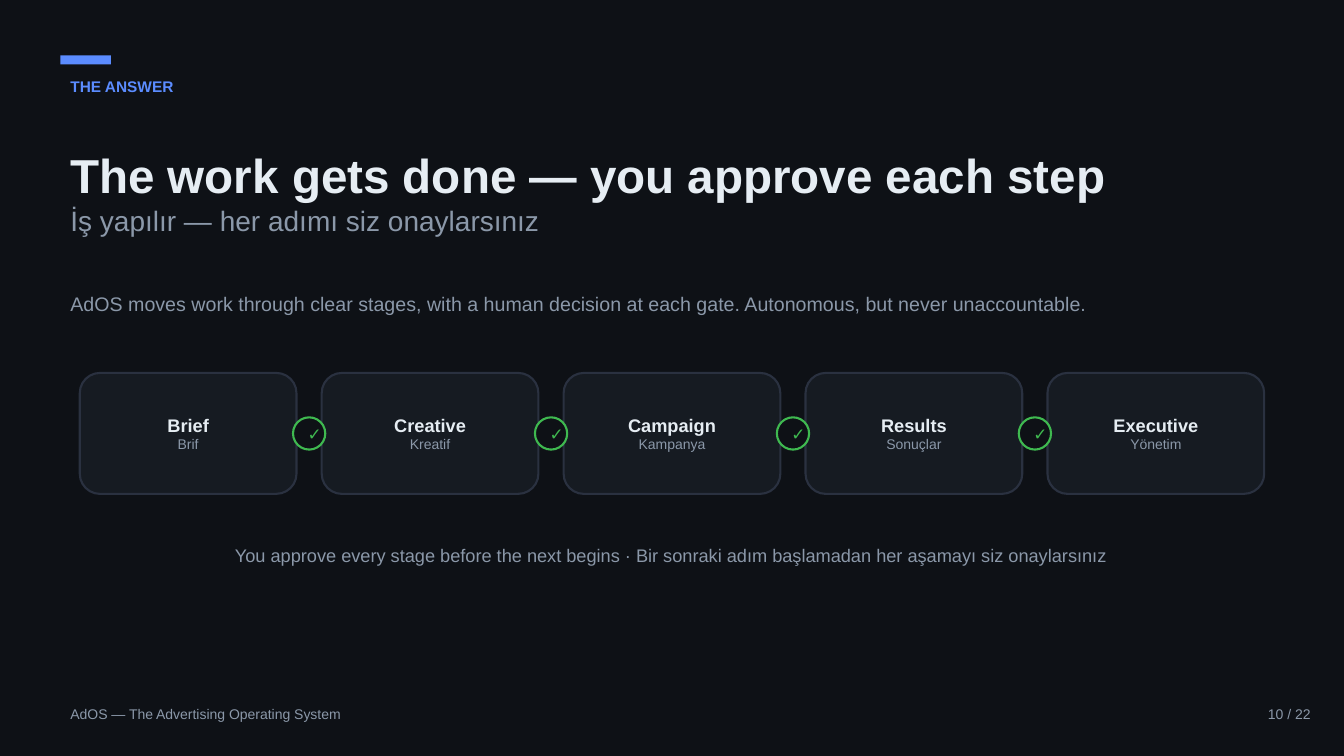
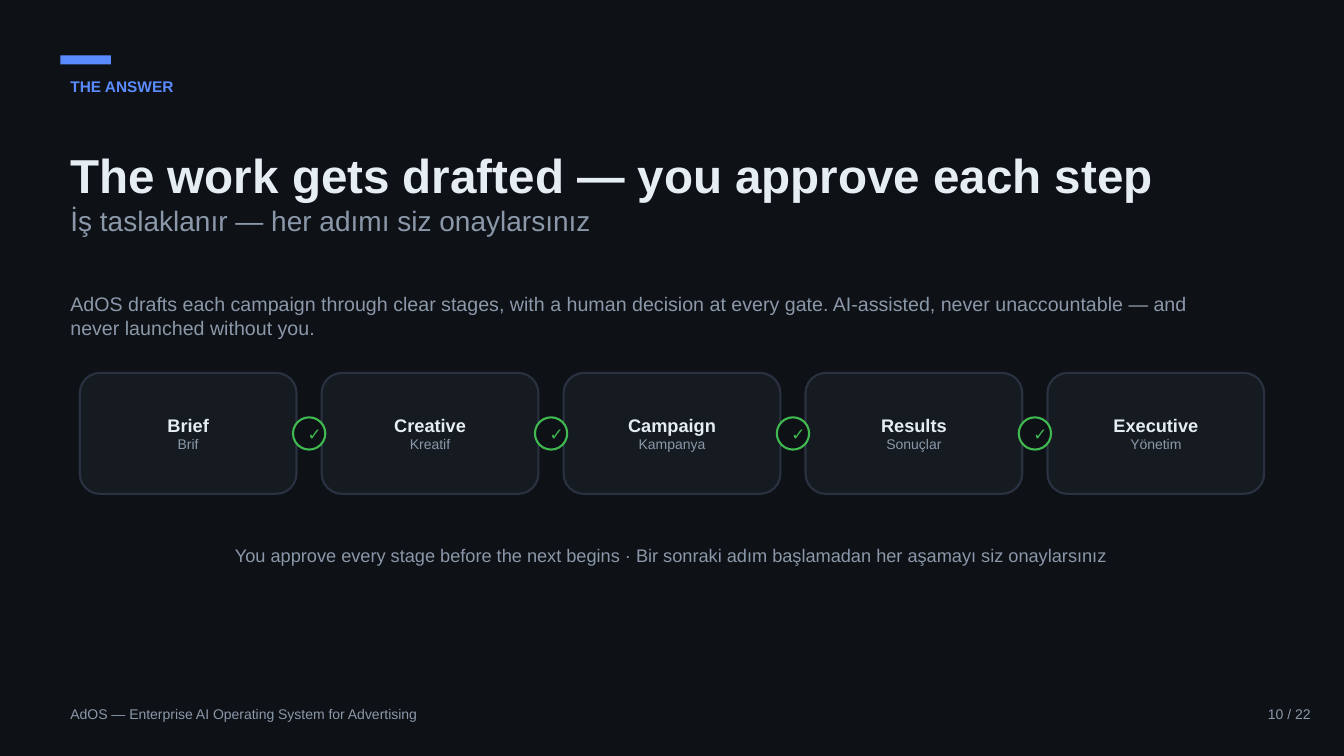
Before and after one commit to monay10/AdOS, a slide deck: slide 10 of presentation/AdOS_Executive_Presentation.pptx. Drawn at 1344x756 pixels with LibreOffice and Linux fonts; fonts in the diff are those of the drawing. Boxes give left, top, right and bottom in pixels: in the first picture for what was removed or moved away, otherwise in the second. Text is boxed around its words. In the diff, an @@ line names an element or a change of style, - is before the commit and + after.

```diff
--- a/presentation/AdOS_Executive_Presentation.pptx
+++ b/presentation/AdOS_Executive_Presentation.pptx
@@ text at (70, 158, 1153, 236): text changed @@
-The work gets done — you approve each step
-İş yapılır — her adımı siz onaylarsınız
+The work gets drafted — you approve each step
+İş taslaklanır — her adımı siz onaylarsınız
@@ text at (70, 297, 1187, 339): text changed @@
-AdOS moves work through clear stages, with a human decision at each gate. Autonomous, but never unaccountable.
+AdOS drafts each campaign through clear stages, with a human decision at every gate. AI-assisted, never unaccountable — and never launched without you.
@@ text at (70, 709, 417, 722): text changed @@
-AdOS — The Advertising Operating System
+AdOS — Enterprise AI Operating System for Advertising
```
Also in this commit, not shown: 21 other slides changed, 6 other files.
